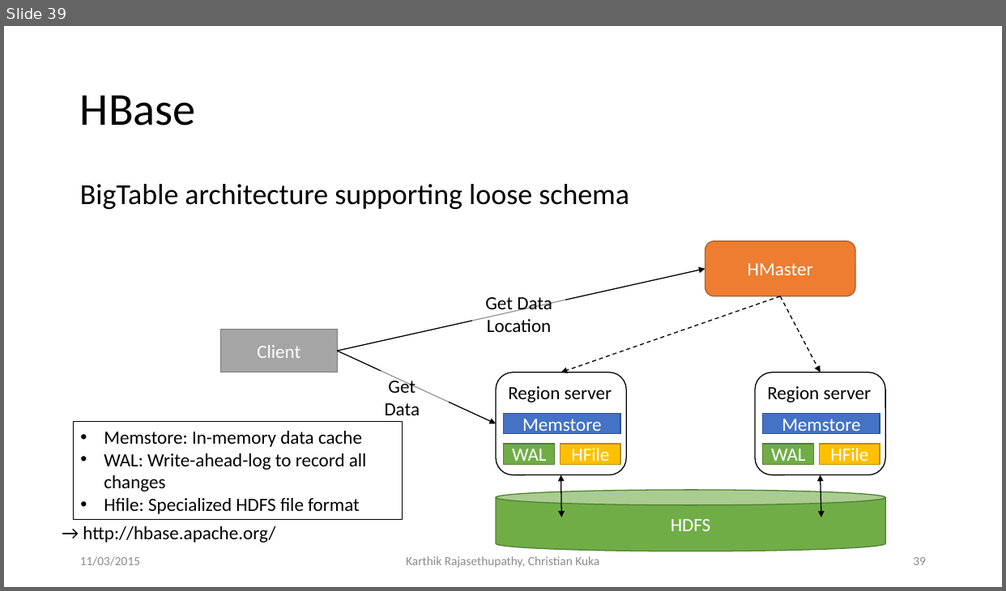
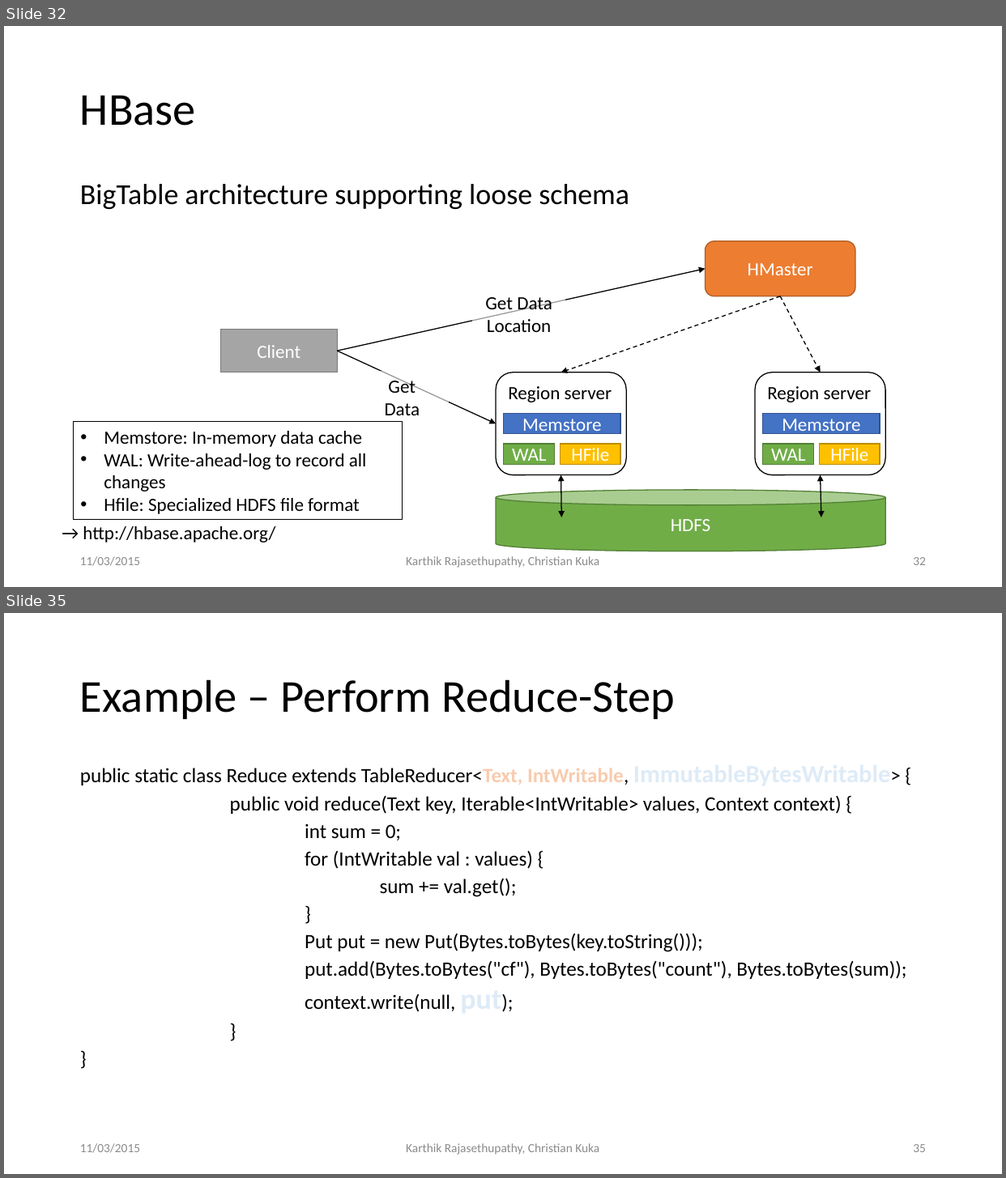
Before and after one commit to ckuka/SHDS, a slide deck: slides/ShanghaiDataScience_Master.pptx. Shown one above the other, each under a label of ours: slide 39 before the commit, slides 32 and 35 after it; the slides between them are not shown. The pictures are 1006x591 and 1006x1178 pixels, drawn with LibreOffice and Linux fonts; fonts in the diff are those of the drawing. Boxes give left, top, right and bottom in pixels: in the first picture for what was removed or moved away, otherwise in the second. Text is boxed around its words. In the diff, an @@ line names an element or a change of style, - is before the commit and + after.

```diff
--- a/slides/ShanghaiDataScience_Master.pptx
+++ b/slides/ShanghaiDataScience_Master.pptx
@@ slide 35 added at (x1=4, y1=613, x2=1002, y2=1174), background #FFFFFF @@
@@ title added at (x1=80, y1=679, x2=675, y2=719), 44 pt, text #000000 @@
+Example – Perform Reduce-Step
@@ text added at (x1=80, y1=768, x2=906, y2=1012), 19.6 pt, text #000000 @@
+public static class Reduce extends TableReducer<Text, IntWritable, ImmutableBytesWritable> {
+public void reduce(Text key, Iterable<IntWritable> values, Context context) {
+int sum = 0;
+for (IntWritable val : values) {
+sum += val.get();
+}
+Put put = new Put(Bytes.toBytes(key.toString()));
+put.add(Bytes.toBytes("cf"), Bytes.toBytes("count"), Bytes.toBytes(sum));
+context.write(null, put);
+}
+}
@@ text added at (x1=80, y1=1144, x2=140, y2=1153), 12 pt, text #8C8C8C @@
+11/03/2015
@@ text added at (x1=406, y1=1144, x2=599, y2=1155), 12 pt, text #8C8C8C @@
+Karthik Rajasethupathy, Christian Kuka
@@ page number added at (x1=913, y1=1144, x2=926, y2=1152), 12 pt, text #8C8C8C @@
+35
@@ what was slide 39 is now slide 32 @@
@@ page number at (x1=913, y1=557, x2=926, y2=565): text changed @@
-39
+32
```
Also in this commit, not shown: 14 slides changed, 5 other slides added, 5 other files.
